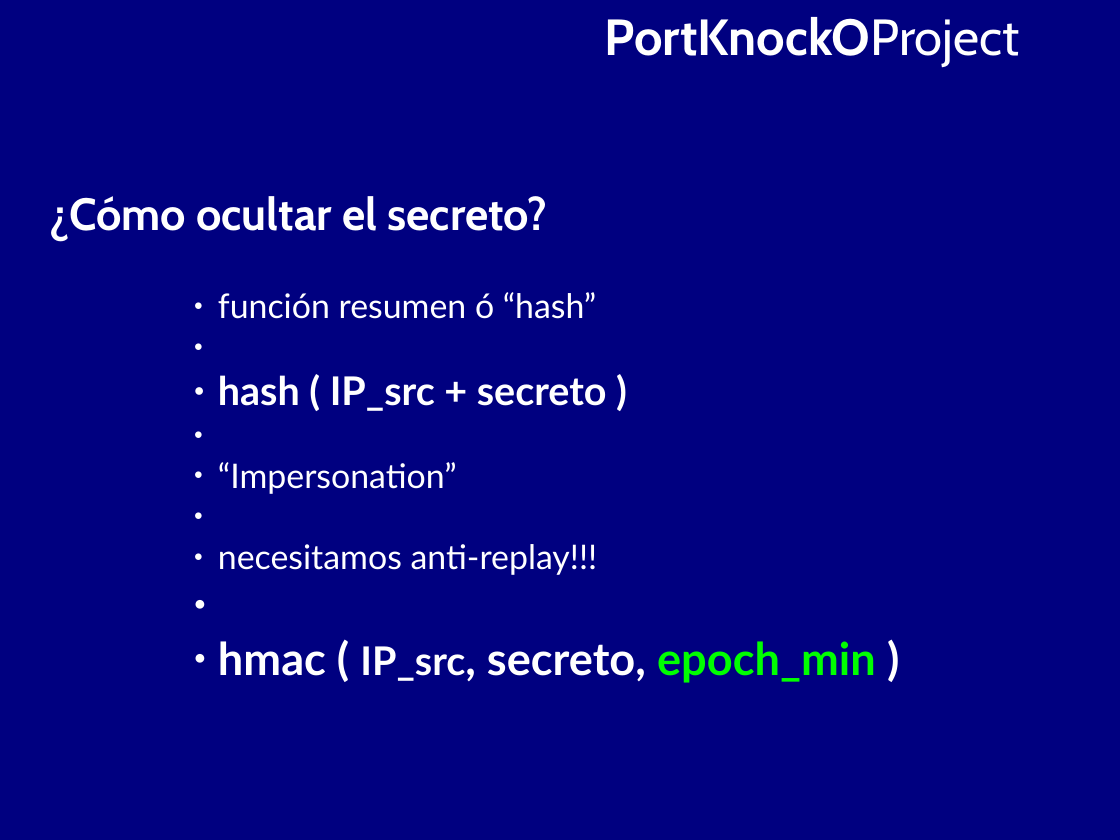
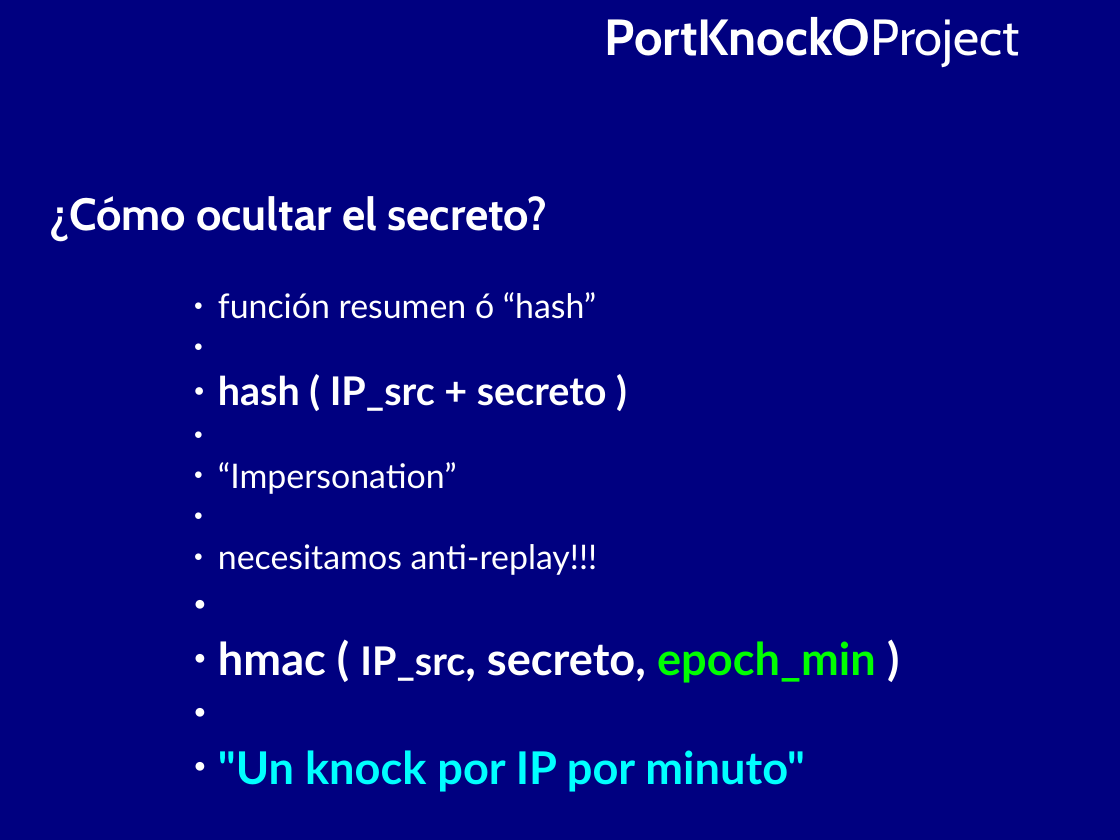
Before and after one commit to BackupTheBerlios/portknocko-svn, a slide deck: slide 9 of trunk/jornadas/jornadas.odp. Drawn at 1120x840 pixels with LibreOffice and Linux fonts; fonts in the diff are those of the drawing. Boxes give left, top, right and bottom in pixels: in the first picture for what was removed or moved away, otherwise in the second. Text is boxed around its words. In the diff, an @@ line names an element or a change of style, - is before the commit and + after.

```diff
--- a/trunk/jornadas/jornadas.odp
+++ b/trunk/jornadas/jornadas.odp
@@ text at bbox=[218, 750, 805, 792]: paragraph added @@
+  ● "Un knock por IP por minuto"
```
Also in this commit, not shown: 2 slides added.
